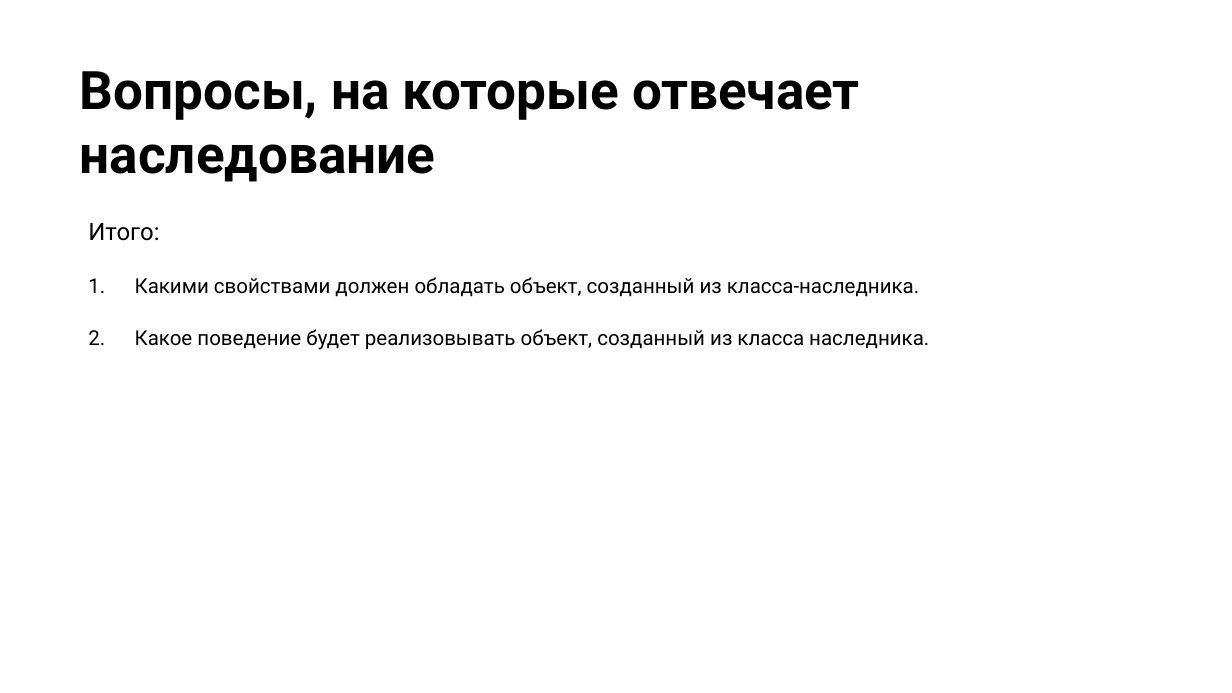
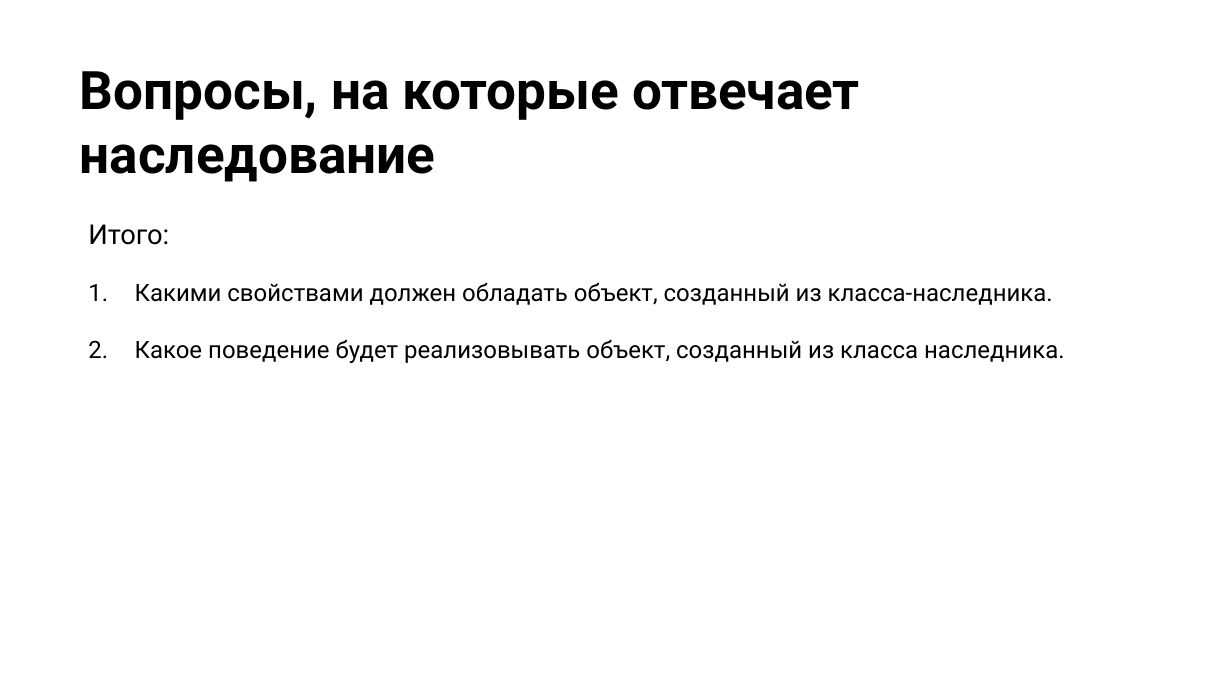
Before and after one commit to NilovPavel/OOP, a slide deck: slide 41 of ООПp.1.pptx (slide 37 before the commit). Drawn at 1232x693 pixels with LibreOffice and Linux fonts; fonts in the diff are those of the drawing; background and template pictures are left out. Boxes give left, top, right and bottom in pixels: in the first picture for what was removed or moved away, otherwise in the second. Text is boxed around its words. In the diff, an @@ line names an element or a change of style, - is before the commit and + after.

```diff
--- a/ООПp.1.pptx
+++ b/ООПp.1.pptx
@@ text "Итого:" at box(88, 224, 1064, 363): size 14 to 16 pt in "Итого:"; size 12 to 14 pt @@
```
Also in this commit, not shown: 2 other slides changed, 4 slides added, 14 other files.
